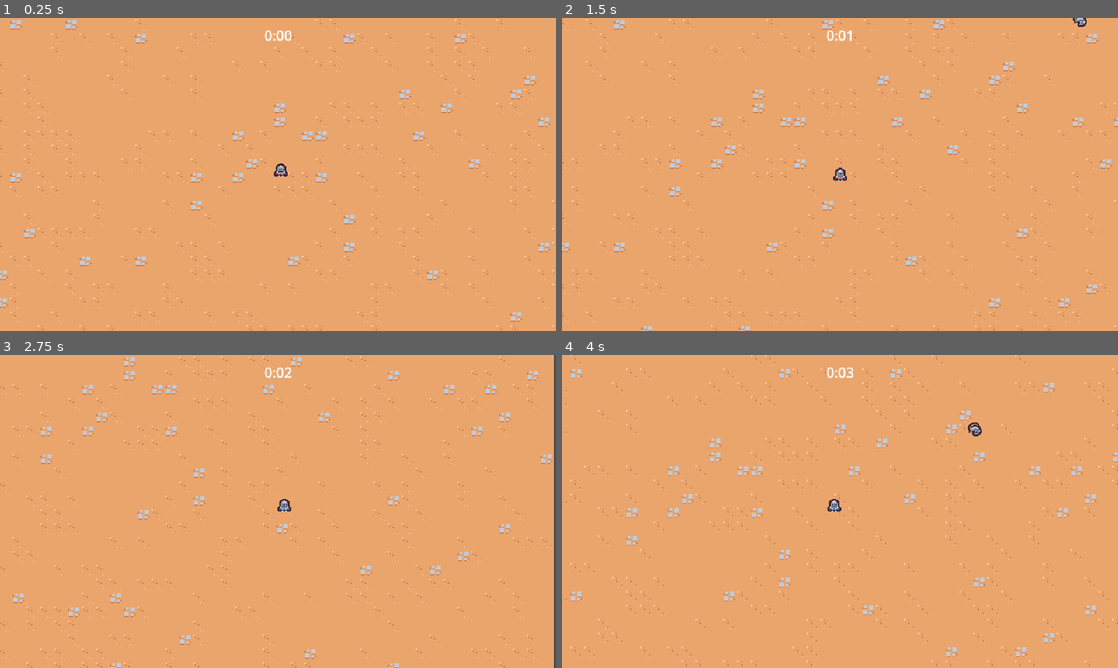
Above: before the commit, frames 1-4 (two rows, left to right).
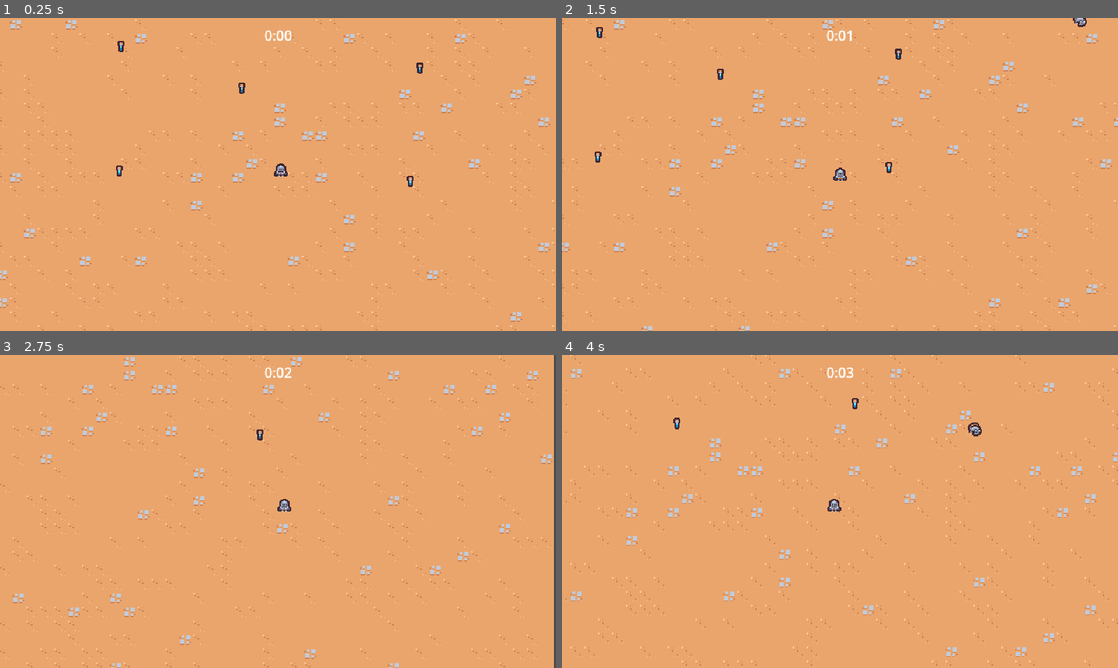
Above: after the commit, the same moments.

Repository: mc-carthy/gdSurvivors
Game: Godot game, scene res://scenes/main/main.tscn
Two runs of this game, one before a commit and one after it. Both use one fixed random seed, a clock stepped at 60 frames per second and the inputs below.
Inputs:
- Up to frame 1 (0.25 s): no input
- Up to frame 2 (1.5 s): hold D (move_right) 0.53-1.28 s; hold S (move_down) from 1.28 s (still down)
- Up to frame 3 (2.75 s): release S (move_down) at 2.03 s; hold D (move_right) from 2.03 s (still down)
- Up to frame 4 (4 s): release D (move_right) at 2.78 s; hold W (move_up) 2.78-3.53 s; hold A (move_left) from 3.53 s (still down)

The runs differ from the first frame. In frame 1, 0.2% of the frame differs, in the area x 20-77%, y 7-54%; in frame 2, 0.2%; in frame 3, less than 0.1%; in frame 4, less than 0.1%.

Commit message:
Add experience drops

Diff:
--- a/project.godot
+++ b/project.godot
@@ -56,6 +56,7 @@
 2d_physics/layer_2="Player"
 2d_physics/layer_3="Enemy"
 2d_physics/layer_4="EnemyCollision"
+2d_physics/layer_5="PlayerPickup"
 
 [rendering]
 
--- a/scenes/basic_enemy/basic_enemy.tscn
+++ b/scenes/game_object/basic_enemy/basic_enemy.tscn
@@ -1,7 +1,7 @@
 [gd_scene load_steps=5 format=3 uid="uid://2h1ejheyfpex"]
 
-[ext_resource type="Script" path="res://scenes/basic_enemy/basic_enemy.gd" id="1_kk2hy"]
-[ext_resource type="Texture2D" uid="uid://b486n4hn1jk63" path="res://scenes/basic_enemy/basic_enemy.png" id="2_e5req"]
+[ext_resource type="Script" path="res://scenes/game_object/basic_enemy/basic_enemy.gd" id="1_kk2hy"]
+[ext_resource type="Texture2D" uid="uid://b486n4hn1jk63" path="res://scenes/game_object/basic_enemy/basic_enemy.png" id="2_e5req"]
 
 [sub_resource type="CircleShape2D" id="CircleShape2D_qkr73"]
 radius = 12.0
--- /dev/null
+++ b/scenes/game_object/experience_vial/experience_vial.gd
@@ -0,0 +1,9 @@
+extends Node2D
+
+
+func _ready() -> void:
+	$Area2D.area_entered.connect(on_area_entered)
+
+
+func on_area_entered(_other_area: Area2D) -> void:
+	queue_free()
--- /dev/null
+++ b/scenes/game_object/experience_vial/experience_vial.tscn
@@ -0,0 +1,20 @@
+[gd_scene load_steps=4 format=3 uid="uid://b0wggrplthksn"]
+
+[ext_resource type="Script" path="res://scenes/game_object/experience_vial/experience_vial.gd" id="1_0jv6e"]
+[ext_resource type="Texture2D" uid="uid://cvdx1mb1okyap" path="res://scenes/game_object/experience_vial/experience_vial.png" id="1_nve81"]
+
+[sub_resource type="CircleShape2D" id="CircleShape2D_xkata"]
+radius = 16.0
+
+[node name="ExperienceVial" type="Node2D"]
+script = ExtResource("1_0jv6e")
+
+[node name="Area2D" type="Area2D" parent="."]
+collision_layer = 0
+collision_mask = 16
+
+[node name="CollisionShape2D" type="CollisionShape2D" parent="Area2D"]
+shape = SubResource("CircleShape2D_xkata")
+
+[node name="Sprite2D" type="Sprite2D" parent="."]
+texture = ExtResource("1_nve81")
--- a/scenes/game_camera/game_camera.tscn
+++ b/scenes/game_object/game_camera/game_camera.tscn
@@ -1,6 +1,6 @@
 [gd_scene load_steps=2 format=3 uid="uid://cmh1uci56341q"]
 
-[ext_resource type="Script" path="res://scenes/game_camera/game_camera.gd" id="1_38fkm"]
+[ext_resource type="Script" path="res://scenes/game_object/game_camera/game_camera.gd" id="1_38fkm"]
 
 [node name="GameCamera" type="Camera2D"]
 script = ExtResource("1_38fkm")
--- a/scenes/player/player.tscn
+++ b/scenes/game_object/player/player.tscn
@@ -1,8 +1,11 @@
-[gd_scene load_steps=5 format=3 uid="uid://4lskaid70me0"]
+[gd_scene load_steps=6 format=3 uid="uid://4lskaid70me0"]
 
-[ext_resource type="Texture2D" uid="uid://ctwukb4egd12j" path="res://scenes/player/player.png" id="1_0b0b6"]
-[ext_resource type="Script" path="res://scenes/player/player.gd" id="1_ylaoy"]
+[ext_resource type="Texture2D" uid="uid://ctwukb4egd12j" path="res://scenes/game_object/player/player.png" id="1_0b0b6"]
+[ext_resource type="Script" path="res://scenes/game_object/player/player.gd" id="1_ylaoy"]
 [ext_resource type="PackedScene" uid="uid://dbviv13m3a73s" path="res://scenes/ability/sword_ability_controller/sword_ability_controller.tscn" id="2_k7bcb"]
+
+[sub_resource type="CircleShape2D" id="CircleShape2D_r72ms"]
+radius = 32.0
 
 [sub_resource type="CircleShape2D" id="CircleShape2D_cl17t"]
 radius = 5.0
@@ -16,6 +19,14 @@
 
 [node name="SwordAbilityController" parent="AbilityManager" instance=ExtResource("2_k7bcb")]
 
+[node name="Area2D" type="Area2D" parent="."]
+position = Vector2(2.08165e-12, -5)
+collision_layer = 16
+collision_mask = 0
+
+[node name="CollisionShape2D" type="CollisionShape2D" parent="Area2D"]
+shape = SubResource("CircleShape2D_r72ms")
+
 [node name="Sprite2D" type="Sprite2D" parent="."]
 texture = ExtResource("1_0b0b6")
 offset = Vector2(2.08165e-12, -8)
--- a/scenes/main/main.tscn
+++ b/scenes/main/main.tscn
@@ -1,11 +1,12 @@
-[gd_scene load_steps=7 format=3 uid="uid://dwvbyiof6120d"]
+[gd_scene load_steps=8 format=3 uid="uid://dwvbyiof6120d"]
 
 [ext_resource type="TileSet" uid="uid://2jbrfh3r2thu" path="res://resources/tile_set.tres" id="1_4o58v"]
-[ext_resource type="PackedScene" uid="uid://4lskaid70me0" path="res://scenes/player/player.tscn" id="1_phknl"]
+[ext_resource type="PackedScene" uid="uid://4lskaid70me0" path="res://scenes/game_object/player/player.tscn" id="1_phknl"]
 [ext_resource type="PackedScene" uid="uid://ryb7r7unj4fs" path="res://scenes/manager/arena_time_manager.tscn" id="2_5wkao"]
-[ext_resource type="PackedScene" uid="uid://cmh1uci56341q" path="res://scenes/game_camera/game_camera.tscn" id="3_7syb1"]
+[ext_resource type="PackedScene" uid="uid://cmh1uci56341q" path="res://scenes/game_object/game_camera/game_camera.tscn" id="3_7syb1"]
 [ext_resource type="PackedScene" uid="uid://o0ockpubllr1" path="res://scenes/manager/enemy_manager.tscn" id="5_4l807"]
 [ext_resource type="PackedScene" uid="uid://wrdqkjjyno70" path="res://scenes/ui/arena_time_ui.tscn" id="5_mgg55"]
+[ext_resource type="PackedScene" uid="uid://b0wggrplthksn" path="res://scenes/game_object/experience_vial/experience_vial.tscn" id="7_rakei"]
 
 [node name="Main" type="Node"]
 
@@ -25,3 +26,24 @@
 
 [node name="Player" parent="." instance=ExtResource("1_phknl")]
 position = Vector2(473, 359)
+
+[node name="ExperienceVial" parent="." instance=ExtResource("7_rakei")]
+position = Vector2(428, 257)
+
+[node name="ExperienceVial2" parent="." instance=ExtResource("7_rakei")]
+position = Vector2(633, 234)
+
+[node name="ExperienceVial3" parent="." instance=ExtResource("7_rakei")]
+position = Vector2(622, 364)
+
+[node name="ExperienceVial4" parent="." instance=ExtResource("7_rakei")]
+position = Vector2(287, 352)
+
+[node name="ExperienceVial5" parent="." instance=ExtResource("7_rakei")]
+position = Vector2(289, 209)
+
+[node name="ExperienceVial6" parent="." instance=ExtResource("7_rakei")]
+position = Vector2(454, 136)
+
+[node name="ExperienceVial7" parent="." instance=ExtResource("7_rakei")]
+position = Vector2(454, 136)
--- a/scenes/manager/enemy_manager.tscn
+++ b/scenes/manager/enemy_manager.tscn
@@ -1,7 +1,7 @@
 [gd_scene load_steps=3 format=3 uid="uid://o0ockpubllr1"]
 
 [ext_resource type="Script" path="res://scenes/manager/enemy_manager.gd" id="1_effq3"]
-[ext_resource type="PackedScene" uid="uid://2h1ejheyfpex" path="res://scenes/basic_enemy/basic_enemy.tscn" id="2_kf6gs"]
+[ext_resource type="PackedScene" uid="uid://2h1ejheyfpex" path="res://scenes/game_object/basic_enemy/basic_enemy.tscn" id="2_kf6gs"]
 
 [node name="EnemyManager" type="Node"]
 script = ExtResource("1_effq3")
Renamed: scenes/basic_enemy/basic_enemy.gd -> scenes/game_object/basic_enemy/basic_enemy.gd
Renamed: scenes/basic_enemy/basic_enemy.png -> scenes/game_object/basic_enemy/basic_enemy.png
Not shown, changed: scenes/game_object/basic_enemy/basic_enemy.png.import
Binary file added: scenes/game_object/experience_vial/experience_vial.png
Not shown, changed: scenes/game_object/experience_vial/experience_vial.png.import
Renamed: scenes/game_camera/game_camera.gd -> scenes/game_object/game_camera/game_camera.gd
Renamed: scenes/player/player.gd -> scenes/game_object/player/player.gd
Renamed: scenes/player/player.png -> scenes/game_object/player/player.png
Not shown, added: scenes/game_object/player/player.png.import
Not shown, added: scenes/Angelic.svz
Not shown, added: scenes/Indie Chill.svz
Not shown, added: scenes/Lo-Fi Streets.svz
(and 1 more such lines)
